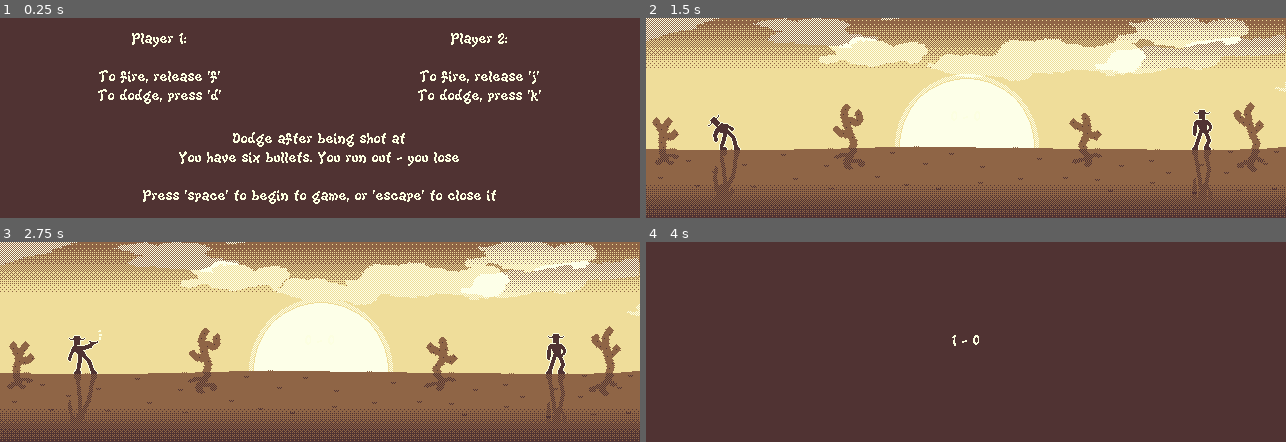
Above: before the commit, frames 1-4 (two rows, left to right).
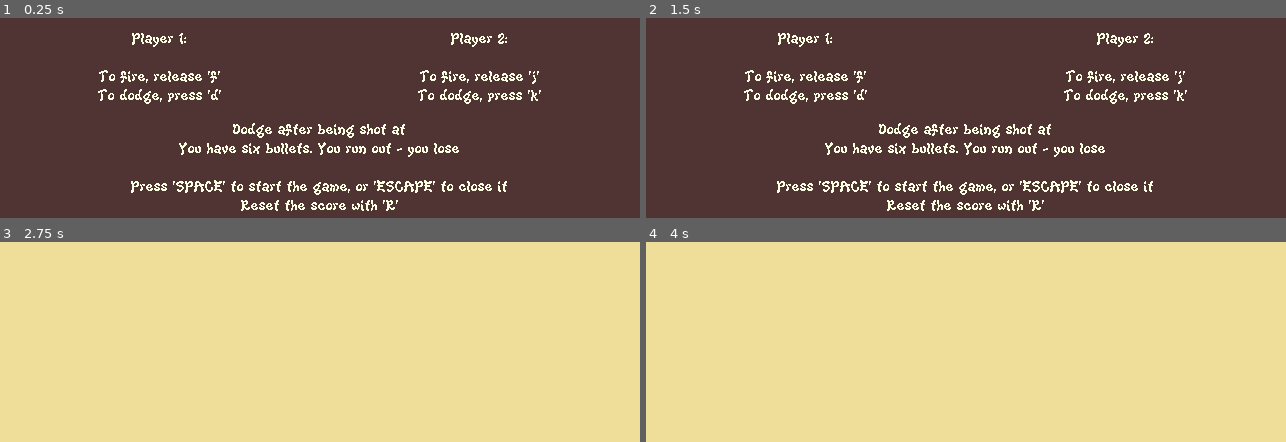
Above: after the commit, the same moments.

Repository: t3chno8uddha/it-s-a-mild-mild-mild-mild-west
Game: Godot game, scene res://nodes/gameplay.gd.tscn
Same seed, same stepped clock (60 frames per second), same inputs: the game is played once before the commit and once after it.
Inputs:
- Up to frame 1 (0.25 s): no input
- Up to frame 2 (1.5 s): tap D (1_dodge) at 0.5, 1.25, 1.35 s; hold R 0.53-1.28 s; tap Space at 0.77 s
- Up to frame 3 (2.75 s): tap Space at 1.52 s; tap R at 1.55 s; tap D (1_dodge) at 2 s; hold R from 2.03 s (still down); tap F (1_fire) at 2.1 s
- Up to frame 4 (4 s): tap D (1_dodge) at 2.75, 3.5 s; release R at 2.78 s; tap K (2_dodge) at 2.85 s; tap Space at 3.02, 3.77 s; tap R at 3.05 s; hold R from 3.53 s (still down); tap J (2_fire) at 3.6 s

The runs differ from the first frame. In frame 1, 4.9% of the frame differs, in the area x 20-80%, y 52-97%; in frame 2, 90%; in frame 3, 60%; in frame 4, 100%, in the area x 0-100%, y 0-100%.

Commit message:
fixed inputs not doing what they said they do

Diff:
--- a/code/game.gd
+++ b/code/game.gd
@@ -62,6 +62,8 @@
 
 	if Input.is_key_pressed(KEY_SPACE): tutorial_closed = true
 	elif Input.is_key_pressed(KEY_ESCAPE): get_tree().quit()
+	#elif Input.is_key_pressed(KEY_ESCAPE): get_tree().reload_current_scene()
+	elif Input.is_key_pressed(KEY_R): get_tree().reload_current_scene()
 
 func _flip():
 	timed = true
--- a/nodes/gameplay.gd.tscn
+++ b/nodes/gameplay.gd.tscn
@@ -280,7 +280,7 @@
 
 [node name="bgm_player" type="AudioStreamPlayer2D" parent="."]
 stream = ExtResource("15_3sd66")
-volume_db = -6.0
+volume_db = 10.0
 autoplay = true
 
 [node name="tutorial" type="Node2D" parent="."]
@@ -321,7 +321,8 @@
 text = "Dodge after being shot at
 You have six bullets. You run out - you lose
 
-Press 'space' to begin to game, or 'escape' to close it"
+Press 'SPACE' to start the game, or 'ESCAPE' to close it
+Reset the score with 'R'"
 label_settings = SubResource("LabelSettings_a17q8")
 horizontal_alignment = 1
 vertical_alignment = 1
Not shown, changed: assets/bgm/fatal_song.wav.import
